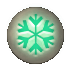
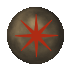
Comparing the layer stacks of the two 72×71 images. Changes:
hid "glow_G", painted on it over [7, 5, 64, 64]
hid "normal_G" over [17, 14, 55, 55]
showed "normal_R" over [14, 14, 59, 58]
hid "lighten" over [7, 7, 64, 64]
hid "sphere_G" over [7, 7, 64, 64]
showed "sphere" over [7, 7, 64, 64]
